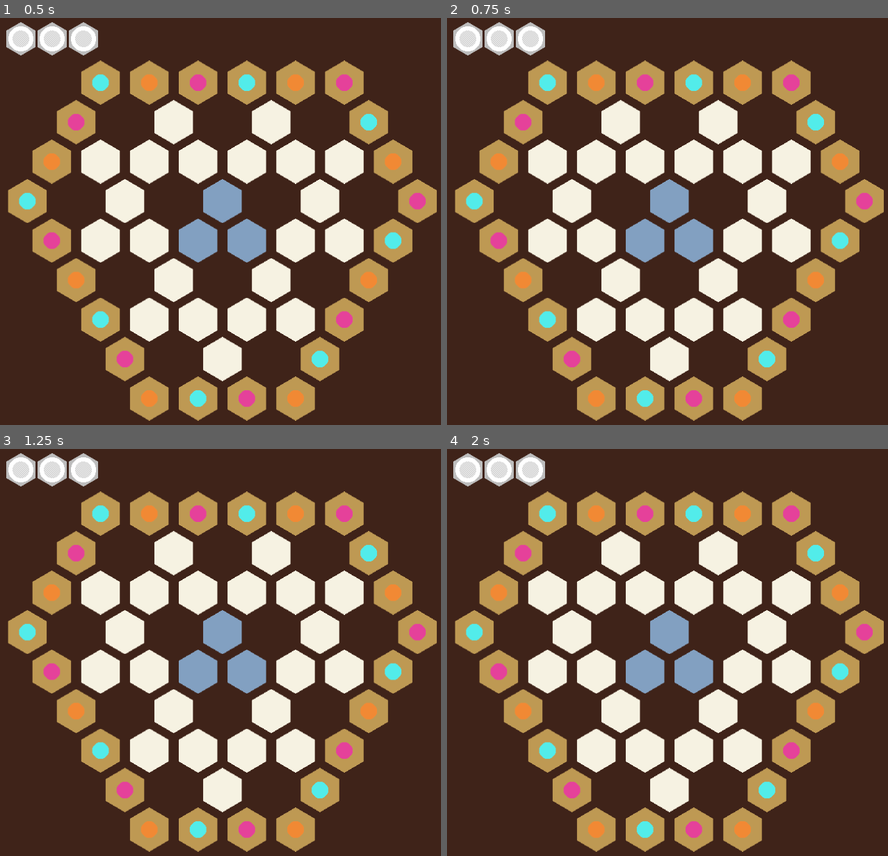
Above: before the commit, frames 1-4 (two rows, left to right).
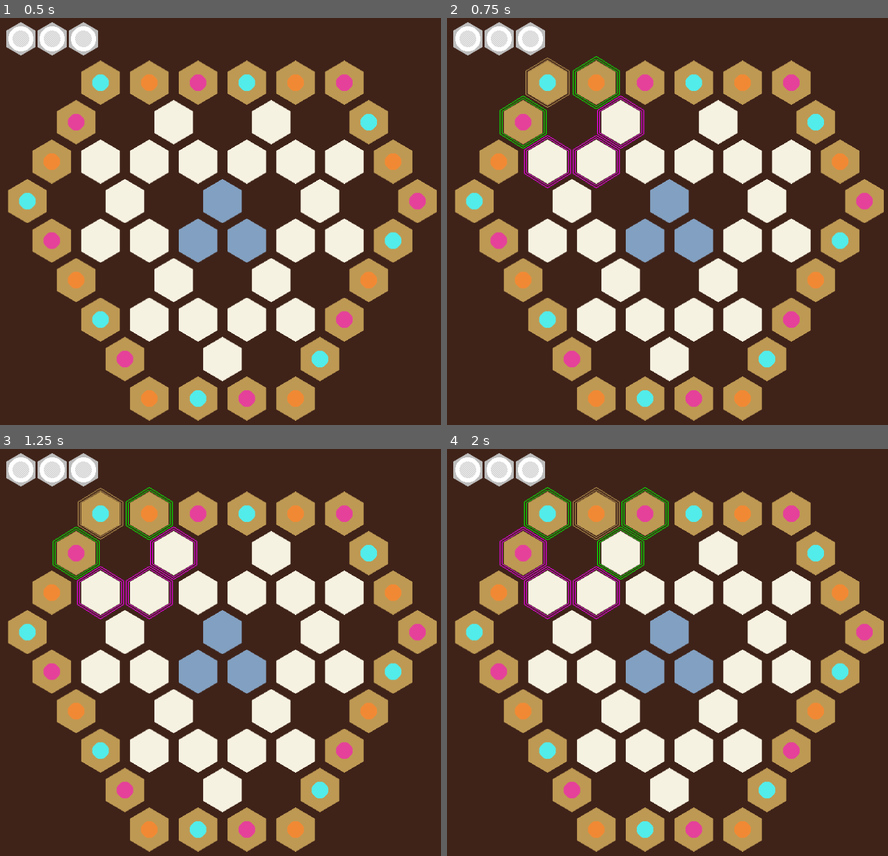
Above: after the commit, the same moments.

Repository: jbbranch9/MANOK
Game: Godot game, scene res://game.tscn
The game is run twice, just before and just after one commit, with the same random seed, the same clock (stepped at 60 frames per second) and the same inputs.
Inputs (mouse positions are in pixels of both pictures, inside the frame that each line leads up to):
- Up to frame 1 (0.5 s): no input
- Up to frame 2 (0.75 s): tap Enter at 0.5 s; move the mouse to (548, 83) at 0.52 s; click (548, 83) at 0.6 s
- Up to frame 3 (1.25 s): no input
- Up to frame 4 (2 s): move the mouse to (596, 514) at 1.27 s; click (596, 514) at 1.35 s

Frame 1 is identical in both runs. In frame 2, 1.3% of the frame differs, in the area x 11-45%, y 9-42%; in frame 3, 1.3%; in frame 4, 1.5%, in the area x 11-51%, y 9-42%.

Commit message:
.

Diff:
--- a/tile.gd
+++ b/tile.gd
@@ -80,5 +80,5 @@
 
 
 func _on_tile_input_event(viewport, event, shape_idx):
-	if event.as_text().begins_with("InputEventMouseButton"):
+	if Input.is_action_just_pressed("select"):
 		emit_signal("clicked", self)
